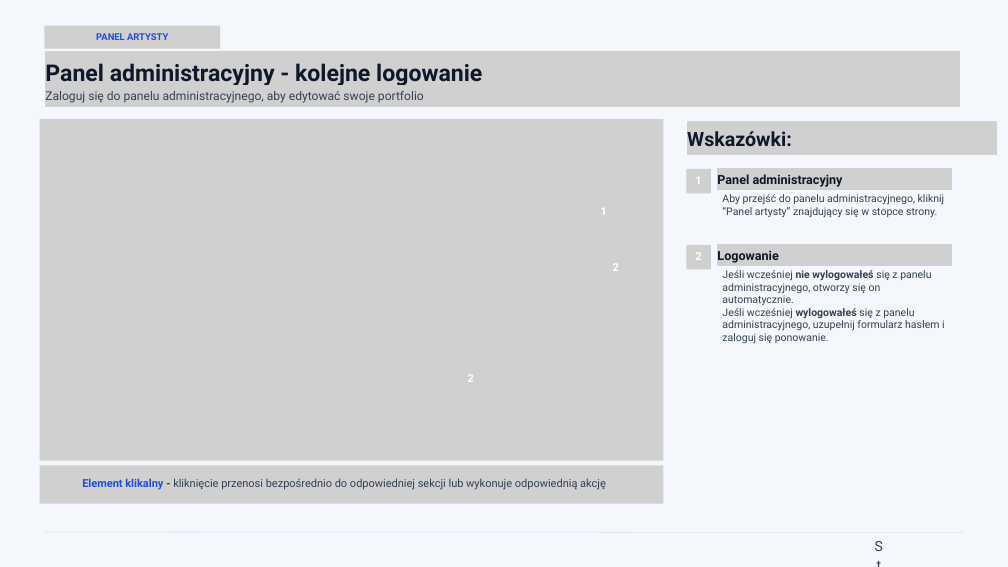
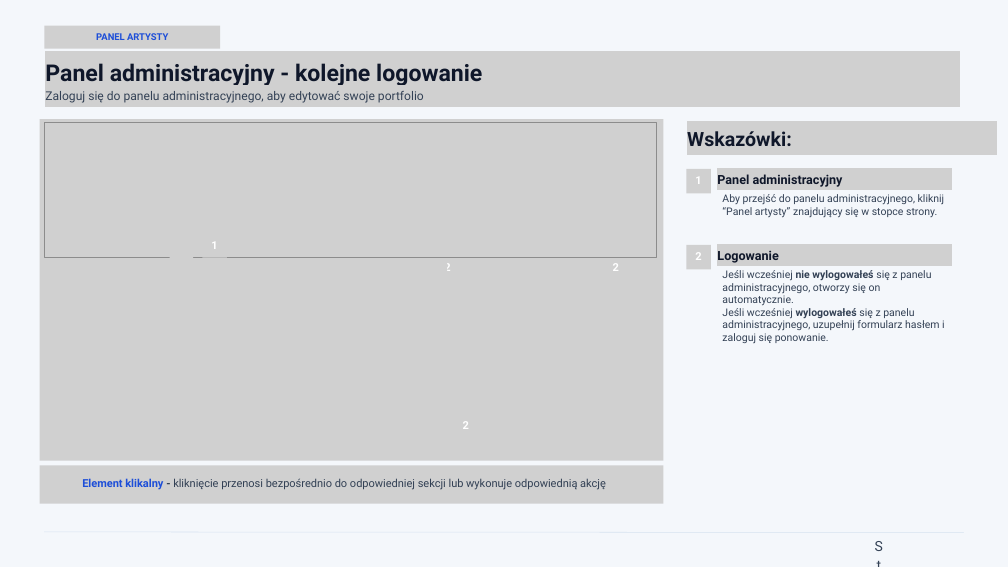
Before and after one commit to artsea-project/notes, a slide deck: slide 11 of ArtSea_Portfolio_Instrukcja_Obslugi.pptx. Drawn at 1008x567 pixels with LibreOffice and Linux fonts; fonts in the diff are those of the drawing; grey boxes stand for pictures. Boxes give left, top, right and bottom in pixels: in the first picture for what was removed or moved away, otherwise in the second. Text is boxed around its words. In the diff, an @@ line names an element or a change of style, - is before the commit and + after.

```diff
--- a/ArtSea_Portfolio_Instrukcja_Obslugi.pptx
+++ b/ArtSea_Portfolio_Instrukcja_Obslugi.pptx
@@ picture: place and size @@
-picture at (120, 138, 579, 240)
+picture at (44, 122, 656, 257)
@@ picture removed at (592, 199, 616, 224) @@
@@ picture removed at (593, 200, 615, 223) @@
@@ picture removed at (593, 200, 615, 223) @@
@@ picture added at (202, 233, 227, 258) @@
@@ picture: place and size @@
-picture at (593, 199, 615, 223)
+picture at (203, 233, 226, 257)
@@ text "1" rewrapped from (601, 208, 607, 209) to (211, 242, 217, 249) @@
@@ picture: place and size @@
-picture at (245, 248, 455, 445)
+picture at (238, 259, 448, 456)
@@ text added at (444, 264, 450, 271), 15.8 pt, text #FFFFFF, bold @@
+2
@@ picture removed at (459, 366, 483, 391) @@
@@ picture removed at (460, 367, 482, 390) @@
@@ picture removed at (460, 366, 482, 390) @@
@@ picture removed at (460, 366, 482, 390) @@
@@ picture added at (454, 413, 478, 437) @@
@@ text "2": place and size @@
-text "2" at (468, 374, 474, 382)
+text "2" at (463, 421, 469, 429)
```
Also in this commit, not shown: 1 other file.
